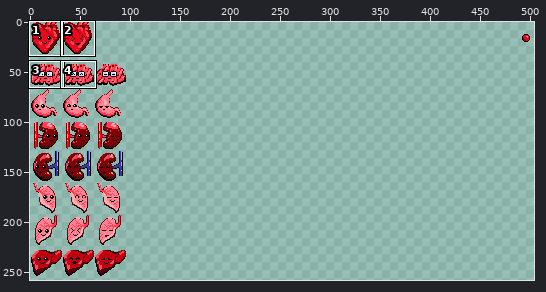
Two states of a pixel-art file, art/organs.aseprite. Above: a wide view before the commit, with the close-up outlined.
Close-up. Before the commit:
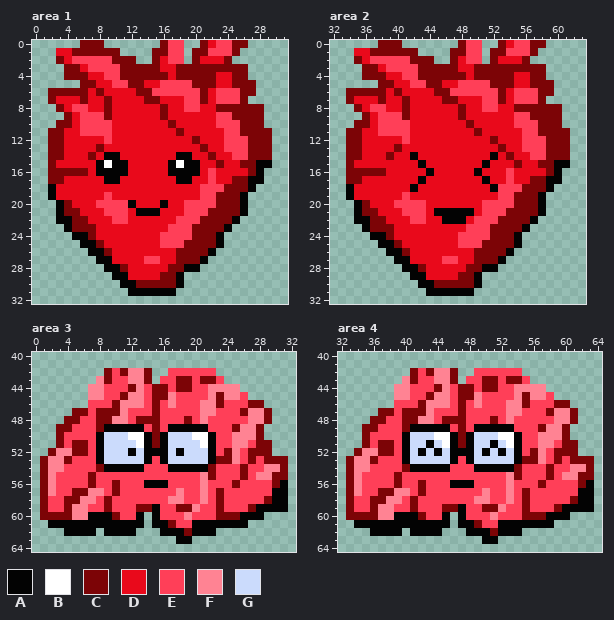
512x512 pixels, 1 frame. Pixels under 10% opacity are left out. Colours within 5 levels of each other are drawn and written as one. Shown: area 1: x 0..31, y 0..32; area 2: x 32..63, y 0..32; area 3: x 0..32, y 40..64; area 4: x 32..64, y 40..64. The wide view leaves out empty margins. The commit also changed other parts of the picture, which this record leaves out.
Visible layers, top first: "Eyes", "Flattened".
Palette (. is transparent): A #030303  B #ffffff  C #7c0406  D #e9091b  E #ff3f58  F #ff8393  G #cbdbfc
Pixels before, area 1, first column x 2:
 0 ....CCC.......CEE..CDEECC...
 1 .DDCCCCCC....CCEE.CCEEEC....
 2 .CDEEEEECCC..CDEE.CDDDC.....
 3 ..CCDEEEECCCCCDDCCCCCCCCC...
 4 ..CCCDDEECCCCCCDCCCCCDDCC...
 5 ....CCDDEECCDDEEEECCCDDCCC..
 6 CCCCCDCDDDDCCEEEEEECDEEECC..
 7 CDDDCDDCDDDDCCDDDEECDEEEC...
 8 .CDEEDDCDDDDDDCDDEEDDCCCCCC.
 9 ..CDEEECDDDDDDCDDDDDDEECCCC.
10 .CCDEEEEDDDDDDDCDDDDDEEECCC.
11 CCDDEEEEDDDDDDDDCDDDDDEECCCC
12 CCDDDDDEDDDDDDDDDDCDDDEEECCC
13 CCDDDDCDDDDDDDDDDDDCDDEEECCC
14 CCDDDCDAADDDDDDDAADDCDDEECCC
15 CDDDDDABAADDDDDABAADDCDDCCAA
16 CCCCCDAAAADDDDDAAAADEDDDDCA.
17 CCDDDDDAADDDDDDDAADDEDDCCAA.
18 ADDDDDDDDDDDDDDDDDDEEECCCA..
19 ADDDDDDEDDDDDDDDDDDEECCCA...
20 .ACDDDEEEEADDDADDEEEECCCA...
21 .ACCDDDEEEDAAADDDEEECCCCA...
22 .AACCDDDEEDDDDDDEEECCCCA....
23 ..ACCCDDDDDDDDDEEECCCCA.....
24 ...AACDDDDDDDDEEEECCCA......
25 ....AACDDDDDDDEEECCCCA......
26 .....AACDDDDDDDDCCCCA.......
27 ......AADDDDEEDDCCCA........
28 .......AACDDDDDCCAA.........
29 ........AADDDDCCA...........
30 .........AACCCCCA...........
31 ..........AAAAAA............
Pixels before, area 2, first column x 34:
 0 ....CCC.......CEE..CDEECC...
 1 .DDCCCCCC....CCEE.CCEEEC....
 2 .CDEEEEECCC..CDEE.CDDDC.....
 3 ..CCDEEEECCCCCDDCCCCCCCCC...
 4 ..CCCDDEECCCCCCDCCCCCDDCC...
 5 ....CCDDEECCDDEEEECCCDDCCC..
 6 CCCCCDCDDDDCCEEEEEECDEEECC..
 7 CDDDCDDCDDDDCCDDDEECDEEEC...
 8 .CDEEDDCDDDDDDCDDEEDDCCCCCC.
 9 ..CDEEECDDDDDDCDDDDDDEECCCC.
10 .CCDEEEEDDDDDDDCDDDDDEEECCC.
11 CCDDEEEEDDDDDDDDCDDDDDEECCCC
12 CCDDDDDEDDDDDDDDDDCDDDEEECCC
13 CCDDDDCDDDDDDDDDDDDCDDEEECCC
14 CCDDDCDDADDDDDDDDDADCDDEECCC
15 CDDDDDDDDADDDDDDDADDDCDDCCAA
16 CCCCCDDDDDADDDDDADDDEDDDDCA.
17 CCDDDDDDDADDDDDDDADDEDDCCAA.
18 ADDDDDDDADDDDDDDDDAEEECCCA..
19 ADDDDDDEDDDDDDDDDDDEECCCA...
20 .ACDDDEEEEDDDDDDDEEEECCCA...
21 .ACCDDDEEEDAAAAADEEECCCCA...
22 .AACCDDDEEDDAAADEEECCCCA....
23 ..ACCCDDDDDDDDDEEECCCCA.....
24 ...AACDDDDDDDDEEEECCCA......
25 ....AACDDDDDDDEEECCCCA......
26 .....AACDDDDDDDDCCCCA.......
27 ......AADDDDEEDDCCCA........
28 .......AACDDDDDCCAA.........
29 ........AADDDDCCA...........
30 .........AACCCCCA...........
31 ..........AAAAAA............
Pixels before, area 3, first column x 1:
42 ........CECFFC..EEEEEE.........
43 .......FCEEFFC.EECCECCE........
44 ......FFEEECFECCECCEEFFFF......
45 ......FFEECFFECCFEEEEFCFFE.....
46 ......EEECFFFECEFEEEFFCEEECC...
47 ....CCECCCFEEECEEEEEFFEEECFFC..
48 ...CCEECCFFECCCEEECEFEEEEEFFC..
49 ..CCEEECAAAAAECEAAAAAEEECFFC...
50 ..CEEEEAGGGBBACAGGGBBAEEFFFC...
51 ..CECCEAGGGGBACAGGGGBAEEFFECC..
52 .CFFCCEAGGGAGAAAGAGGGAECFECCC..
53 CFFCEEEAGGGGGAEAGGGGGACCFECECCC
54 CFFEEEECAAAAAEEEAAAAACEEECEEFFC
55 CFEEEECEEEEEEEEEEEEEFCEEECEFFCC
56 CFEEEECEECEEEAAAEEEEFEEECEEEECA
57 CFEECCFFECEEEEEEEFEEFECEEEEEEAA
58 CEECCFFECEEEEEEEFFEEFECEEEEECAA
59 CEECFFEECEEECCAEECCFEECEEECAAAA
60 CCCCFFAAACEEA.AEEEFEEECCCAAA...
61 .AAAAAAAAAAAA.AACEEAAAAAAA.....
62 ...AAAA.AAAA...AAACAAA.........
63 .................AA............
Pixels before, area 4, first column x 33:
42 ........CECFFC..EEEEEE.........
43 .......FCEEFFC.EECCECCE........
44 ......FFEEECFECCECCEEFFFF......
45 ......FFEECFFECCFEEEEFCFFE.....
46 ......EEECFFFECEFEEEFFCEEECC...
47 ....CCECCCFEEECEEEEEFFEEECFFC..
48 ...CCEECCFFECCCEEECEFEEEEEFFC..
49 ..CCEEECAAAAAECEAAAAAEEECFFC...
50 ..CEEEEAGGGBBACAGGGBBAEEFFFC...
51 ..CECCEAGGAGBACAGGAGBAEEFFECC..
52 .CFFCCEAGAGAGAAAGAGAGAECFECCC..
53 CFFCEEEAGGGGGAEAGGGGGACCFECECCC
54 CFFEEEECAAAAAEEEAAAAACEEECEEFFC
55 CFEEEECEEEEEEEEEEEEEFCEEECEFFCC
56 CFEEEECEECEEEAAAEEEEFEEECEEEECA
57 CFEECCFFECEEEEEEEFEEFECEEEEEEAA
58 CEECCFFECEEEEEEEFFEEFECEEEEECAA
59 CEECFFEECEEECCAEECCFEECEEECAAAA
60 CCCCFFAAACEEA.AEEEFEEECCCAAA...
61 .AAAAAAAAAAAA.AACEEAAAAAAA.....
62 ...AAAA.AAAA...AAACAAA.........
63 .................AA............
Now the later version:
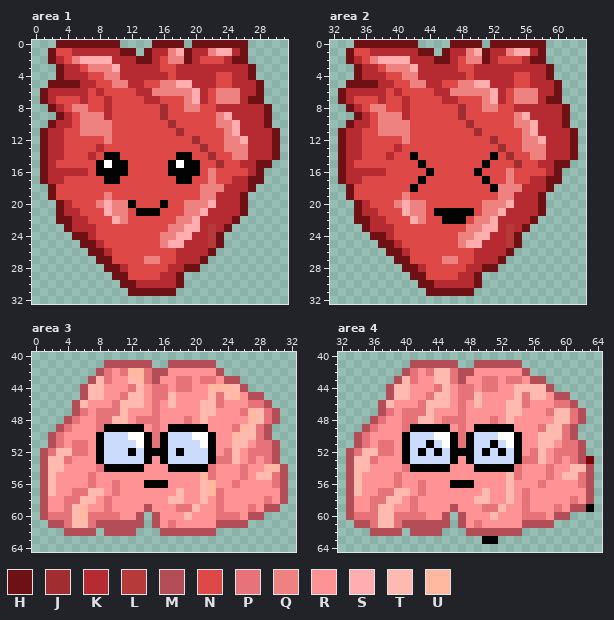
Colours new in this view: H #6d1115  J #a02e30  K #b62b32  L #b63a3a  M #b34e58  N #de4847  P #e6737a  Q #ee8280  R #ff9295  S #ffadaf  T #ffbab0  U #ffb9a0
Diff:
Changed rows in their new state; - is an unchanged pixel.
Area 1, layer "Flattened":
first column x 1:
 0 --HHHHHHHH----HHHH-HHHHHHH----
 1 -HNNKKKKKKHH-HKKQSHKKQSSKH----
 2 -HKNQSSSSKKKHHKNQQHKNNNKHH----
 3 --HKKNQQQSKKKKKNNKKKKKKKKKH---
 4 --HKKKNNQQKKKKKKNKKKKKNNKKH---
 5 -HHHHKKNNQQKKNNQQSSKKKNNKKKH--
 6 HKKKKKNKNNNNKKQQQQQSKNQQQKKH--
 7 HKNNNKNNKNNNNKKNNNQSKNQQQKHH--
 8 -HKNQQNNKNNNNNNJNNQQNNKKKKKKH-
 9 --HKNQQQKNNNNNNJNNNNNNQSKKKKH-
10 -HKKNQQQQNNNNNNNJNNNNNQQSKKKH-
11 HKKNNQQQQNNNNNNNNJNNNNNQSKKKKH
12 HKKNNNNNQNNNNNNNNNNJNNNQQSKKKH
13 HKKNNNNKNNNNNNNNNNNNJNNQQQKKKH
14 HKKNNNKN--NNNNNNN--NNJNNQQKKKH
15 HKNNNNN----NNNNN----NNJNNKKHH-
16 HKKKKKN----NNNNN----NQNNNNKH--
17 HKKNNNNN--NNNNNNN--NNQNNKKHH--
18 -HNNNNNNNNNNNNNNNNNNQQQKKKH---
19 -HNNNNNNQNNNNNNNNNNNQQKKKH----
20 --HKNNNQSQQ-NNN-NNQQQSKKKH----
21 --HKKNNNSQQN---NNNQQSKKKKH----
22 --HHKKNNNSQNNNNNNQQSKKKKH-----
23 ---HKKKNNNNNNNNNQQSSKLKH------
24 ----HHKNNNNNNNNQQSSKKLH-------
25 -----HHKNNNNNNNQSSKKKLH-------
26 ------HHKNNNNNNNNKKKKH--------
27 -------HHNNNNQQNNKKKH---------
28 --------HHKNNNNNKKHH----------
29 ---------HHNNNNKKH------------
30 ----------HHKKKKKH------------
31 -----------HHHHHH-------------
Area 2, layer "Flattened":
first column x 33:
 0 --HHHHHHHH----HHHH-HHHHHHH----
 1 -HNNKKKKKKHH-HKKQSHKKQSSKH----
 2 -HKNQSSSSKKKHHKNQQHKNNNKHH----
 3 --HKKNQQQSKKKKKNNKKKKKKKKKH---
 4 --HKKKNNQQKKKKKKNKKKKKNNKKH---
 5 -HHHHKKNNQQKKNNQQSSKKKNNKKKH--
 6 HKKKKKNKNNNNKKQQQQQSKNQQQKKH--
 7 HKNNNKNNKNNNNKKNNNQSKNQQQKHH--
 8 -HKNQQNNKNNNNNNJNNQQNNKKKKKKH-
 9 --HKNQQQKNNNNNNJNNNNNNQSKKKKH-
10 -HKKNQQQQNNNNNNNJNNNNNQQSKKKH-
11 HKKNNQQQQNNNNNNNNJNNNNNQSKKKKH
12 HKKNNNNNQNNNNNNNNNNJNNNQQSKKKH
13 HKKNNNNKNNNNNNNNNNNNJNNQQQKKKH
14 HKKNNNKNN-NNNNNNNNN-NJNNQQKKKH
15 HKNNNNNNNN-NNNNNNN-NNNJNNKKHH-
16 HKKKKKNNNNN-NNNNN-NNNQNNNNKH--
17 HKKNNNNNNN-NNNNNNN-NNQNNKKHH--
18 -HNNNNNNN-NNNNNNNNN-QQQKKKH---
19 -HNNNNNNQNNNNNNNNNNNQQKKKH----
20 --HKNNNQSQQNNNNNNNQQQSKKKH----
21 --HKKNNNSQQN-----NQQSKKKKH----
22 --HHKKNNNSQNN---NQQSKKKKH-----
23 ---HKKKNNNNNNNNNQQSSKLKH------
24 ----HHKNNNNNNNNQQSSKKLH-------
25 -----HHKNNNNNNNQSSKKKLH-------
26 ------HHKNNNNNNNNKKKKH--------
27 -------HHNNNNQQNNKKKH---------
28 --------HHKNNNNNKKHH----------
29 ---------HHNNNNKKH------------
30 ----------HHKKKKKH------------
31 -----------HHHHHH-------------
Area 3, layers "Eyes", "Flattened":
first column x 1:
41 --------MMMMMM--MMMMMM---------
42 -------MPRPUUPMMRRRRRRM--------
43 ------MTPRRTUPMRRPPRPPRMM------
44 -----MTTRRRPTRPPRPPRRUUUTM-----
45 -----MTTRRPTTRPPTRRRRTPTURMM---
46 ----MTRRRPTTTRPRTRRRTTPRRRPPM--
47 ----MPRPPPTRRRPRRRRRTTRRRPUTPM-
48 ---MPRRPPTTRPPPRRRPRTRRRRRUTPM-
49 --MPRRRP-----RPR-----RRRPUTPM--
50 -MPRRRR-------P-------RRUTTPM--
51 -MPRPPR-------P-------RRTTRPPM-
52 MPTTPPR---------------RPTRPPPM-
53 MTTPRRR-------R-------PPTRPRPM.
54 MTTRRRRP-----RRR-----PRRRPRRUUM
55 MTRRRRPRRRRRRRRRRRRRUPRRRPRTTPM
56 MTRRRRPRRPRRR---RRRRTURRPRRRRPM
57 MTRRPPTTRPRRRRRRRTRRTUPRRRRRRRM
58 MRRPPTTRPRRRRRRRTTRRTRPRRRRRPRM
59 MRRPTURRPRRRRMRRRPPTRRPRRRPRMM.
60 MPPPTUPPPPRRM-MRRRTRRRPPPRMM---
61 -MMPTTPMMMMMM-MRPRRRRRMMMM-----
62 ---MMMM-MMMM---MMMMMMM---------
63 -----------------..------------
Area 4, layer "Flattened":
first column x 33:
41 --------MMMMMM--MMMMMM---------
42 -------MPRPTTPMMRRRRRRM--------
43 ------MTPRRTTPMRRPPRPPRMM------
44 -----MTTRRRPTRPPRPPRRTTTTM-----
45 -----MTTRRPTTRPPTRRRRTPTTRMM---
46 ----MTRRRPTTTRPRTRRRTTPRRRPPM--
47 ----MPRPPPTRRRPRRRRRTTRRRPTTPM-
48 ---MPRRPPTTRPPPRRRPRTRRRRRTTPM-
49 --MPRRRP-----RPR-----RRRPTTPM--
50 -MPRRRR-------P-------RRTTTPM--
51 -MPRPPR-------P-------RRTTRPPM-
52 MPTTPPR---------------RPTRPPPM-
53 MTTPRRR-------R-------PPTRPRPM-
54 MTTRRRRP-----RRR-----PRRRPRRTTM
55 MTRRRRPRRRRRRRRRRRRRTPRRRPRTTPM
56 MTRRRRPRRPRRR---RRRRTRRRPRRRRPM
57 MTRRPPTTRPRRRRRRRTRRTRPRRRRRRRM
58 MRRPPTTRPRRRRRRRTTRRTRPRRRRRPRM
59 MRRPTTRRPRRRRMRRRPPTRRPRRRPRMM-
60 MPPPTTPPPPRRM-MRRRTRRRPPPRMM---
61 -MMPTTPMMMMMM-MRPRRRRRMMMM-----
62 ---MMMM-MMMM---MMMMMMM---------
Boxes around the changes in both close-ups, in picture pixels (x1, y1, x2, y2):
changed: (40, 40, 280, 296)
changed: (338, 40, 578, 296)
changed: (40, 360, 288, 544)
changed: (346, 360, 594, 536)
